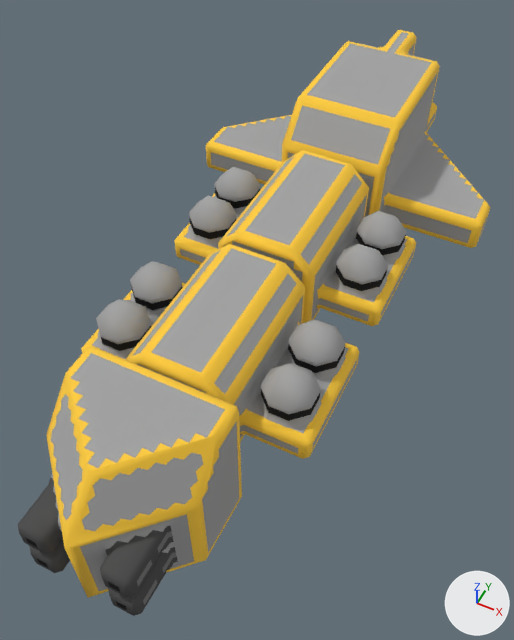
What one commit did to the OBJ model src/jsMain/resources/meshes/mechyrdia-3-mont-imperial-class.obj.
One viewpoint serves both versions: a 50 mm camera at (23.5, -53.2, 64.4) aimed at (-0.3, -5.7, 5.0). The lights are fixed; the arrows at lower right show +X, +Y and +Z. Where no turn or scale is listed for an object, it has been applied to the vertices.

In view in the first picture: 'mechyrdia-3-mont-imperial-class'.
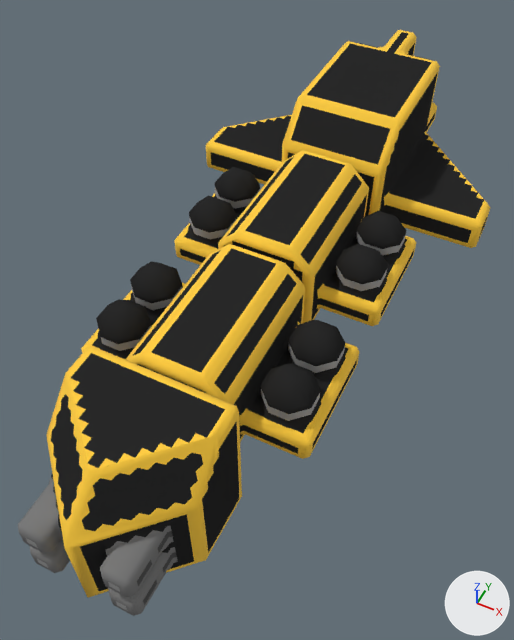
The change in detail:
me_mechyrdia_3_mont_imperial_class is used by ob_mechyrdia_3_mont_imperial_class; location (0.0, 0.0, 0.0).
me_mechyrdia_3_mont_imperial_class had 2163 vertices, 3975 faces and spanned x -18.5..18.5, y -39.0..39.0, z 0.0..19.0.
me_mechyrdia_3_mont_imperial_class now has 2161 vertices, 3973 faces and spans x -18.5..18.5, y -39.0..39.0, z 0.0..19.0.
me_mechyrdia_3_mont_imperial_class part 1: 7 vertices moved from x -7.5..8.0, y -35.3..4.5, z 7.2..13.5 to x -7.5..8.0, y -35.5..5.0, z 7.2..13.5; 19 vertices removed from x -11.0..11.0, y -36.3..14.5, z 3.7..17.0; 16 vertices added at x -11.0..11.0, y -37.5..8.0, z 2.0..16.2.
me_mechyrdia_3_mont_imperial_class part 2: 2058 kept faces spanning x -18.5..18.5, y -39.0..38.0, z 0.0..19.0 get new texture (UV) coordinates.

What differs and where, as boxes (x1, y1, x2, y2) in the pictures (514 x 640 px; the box of a moved part takes in the faces that stretch with it):
part 1 of me_mechyrdia_3_mont_imperial_class, moved or reshaped
    before: (65, 121, 401, 518)
    after: (53, 181, 371, 539)
part 2 of me_mechyrdia_3_mont_imperial_class, surface changed (grey to black)
    both: (18, 32, 487, 616)
